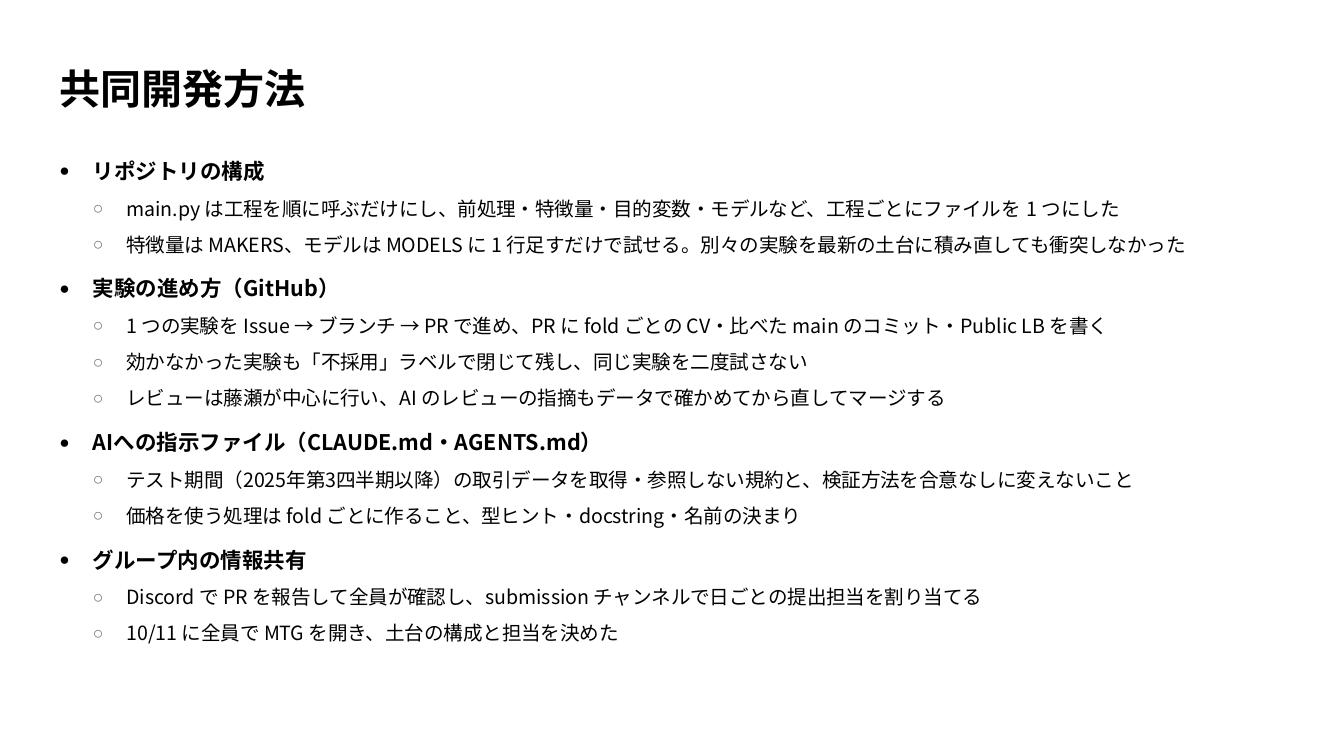
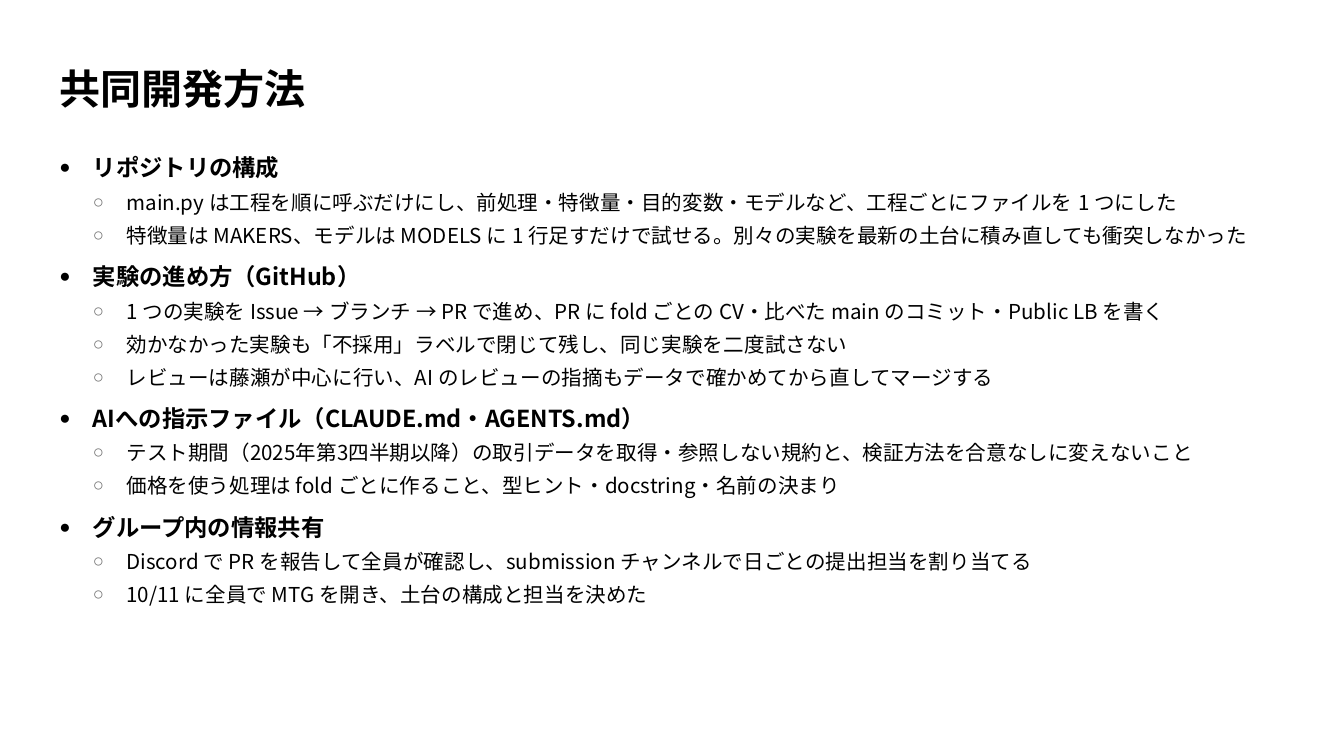
Before and after one commit to TaisukeFujise/condominium-price-pred, a slide deck: slide 5 of slides/midterm/midterm.pptx. Drawn at 1344x756 pixels with LibreOffice and Linux fonts; fonts in the diff are those of the drawing. Boxes give left, top, right and bottom in pixels: in the first picture for what was removed or moved away, otherwise in the second. Text is boxed around its words. In the diff, an @@ line names an element or a change of style, - is before the commit and + after.

```diff
--- a/slides/midterm/midterm.pptx
+++ b/slides/midterm/midterm.pptx
@@ text "リポジトリの構成" at [93,155,1247,606]: size 11.5 to 12.5 pt in "リポジトリの構成", "実験の進め方（GitHub）", "AIへの指示ファイル（CLAUDE.md・AGENTS.md）", "グループ内の情報共有"; size 10.5 to 11 pt in "main.py は工程を順に呼ぶだけにし、前処理・特徴量・目的変数・モデルなど、工程ごとにファイルを 1 つにした", "特徴量は MAKERS、モデルは MODELS に 1 行足すだけで試せる。別々の実験を最新の土台に積み直しても衝突しな ...", "1 つの実験を Issue → ブランチ → PR ...", "効かなかった実験も「不採用」ラベルで閉じて残し、同じ実験を二度試さない" and 5 more places; line spacing 1.5 to 1.3 @@
```
Also in this commit, not shown: 2 other files.
